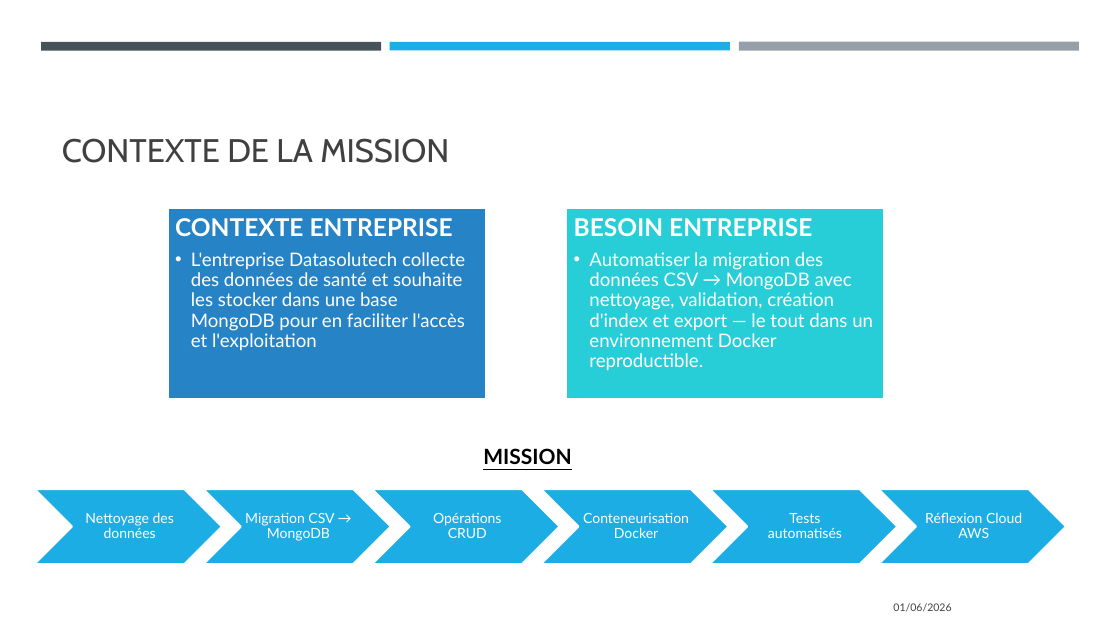
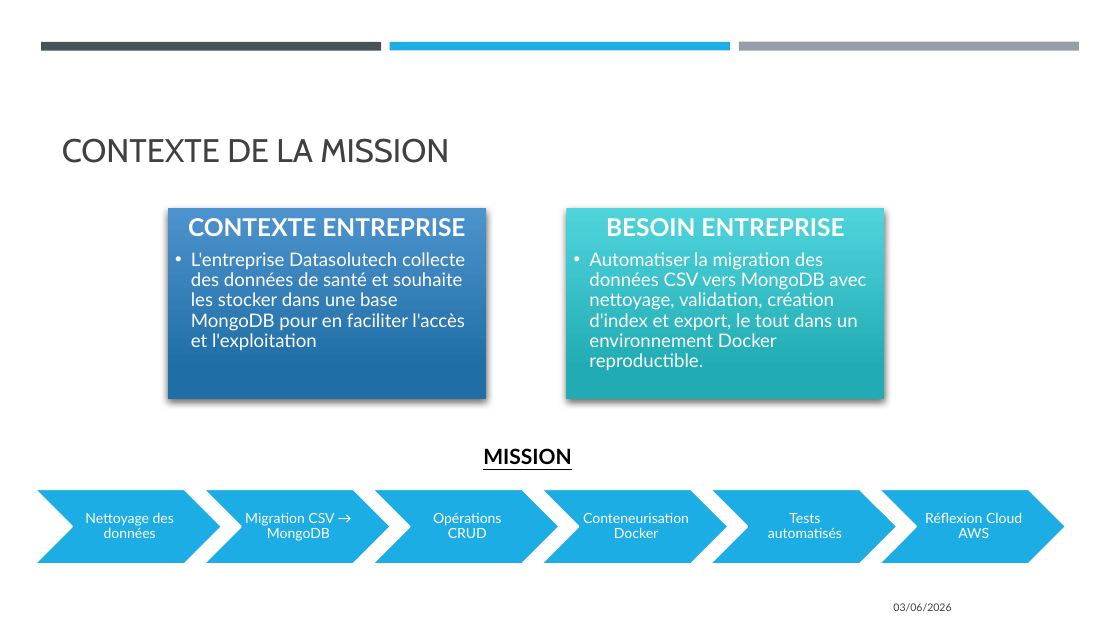
Before and after one commit to Sebules/Project_5_OpenClassrooms_Data_Engineer, a slide deck: slide 4 of ulesie_sebastien_2_presentation_062026.pptx. Drawn at 1120x630 pixels with LibreOffice and Linux fonts; fonts in the diff are those of the drawing. Boxes give left, top, right and bottom in pixels: in the first picture for what was removed or moved away, otherwise in the second. Text is boxed around its words. In the diff, an @@ line names an element or a change of style, - is before the commit and + after.

```diff
--- a/ulesie_sebastien_2_presentation_062026.pptx
+++ b/ulesie_sebastien_2_presentation_062026.pptx
@@ rectangle at (x1=168, y1=208, x2=486, y2=399): fill #2683C6 to gradient #4D93CD to #206EA6; outline #FFFFFF 1.75 pt to none; shadow on @@
@@ rectangle at (x1=566, y1=208, x2=885, y2=399): fill #27CED7 to gradient #51D5DC to #21ADB5; outline #FFFFFF 1.75 pt to none; shadow on @@
@@ text at (x1=188, y1=218, x2=465, y2=236): alignment left to centre @@
@@ text at (x1=606, y1=218, x2=844, y2=236): alignment left to centre @@
@@ text at (x1=589, y1=252, x2=866, y2=371): text changed @@
-  • Automatiser la migration des données CSV → MongoDB avec nettoyage, validation, création d'index et export — le tout dans un environnement Docker reproductible.
+  • Automatiser la migration des données CSV vers MongoDB avec nettoyage, validation, création d'index et export, le tout dans un environnement Docker reproductible.
@@ text at (x1=893, y1=603, x2=951, y2=612): text changed @@
-01/06/2026
+03/06/2026
```
Also in this commit, not shown: 19 other slides changed, 12 other files.
